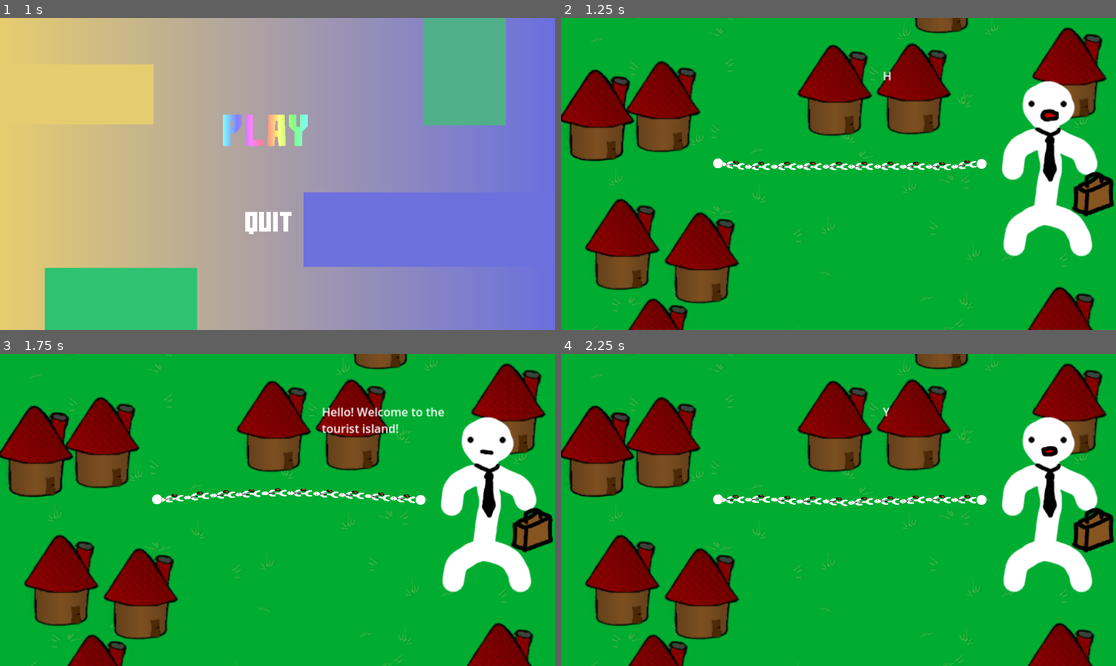
Above: before the commit, frames 1-4 (two rows, left to right).
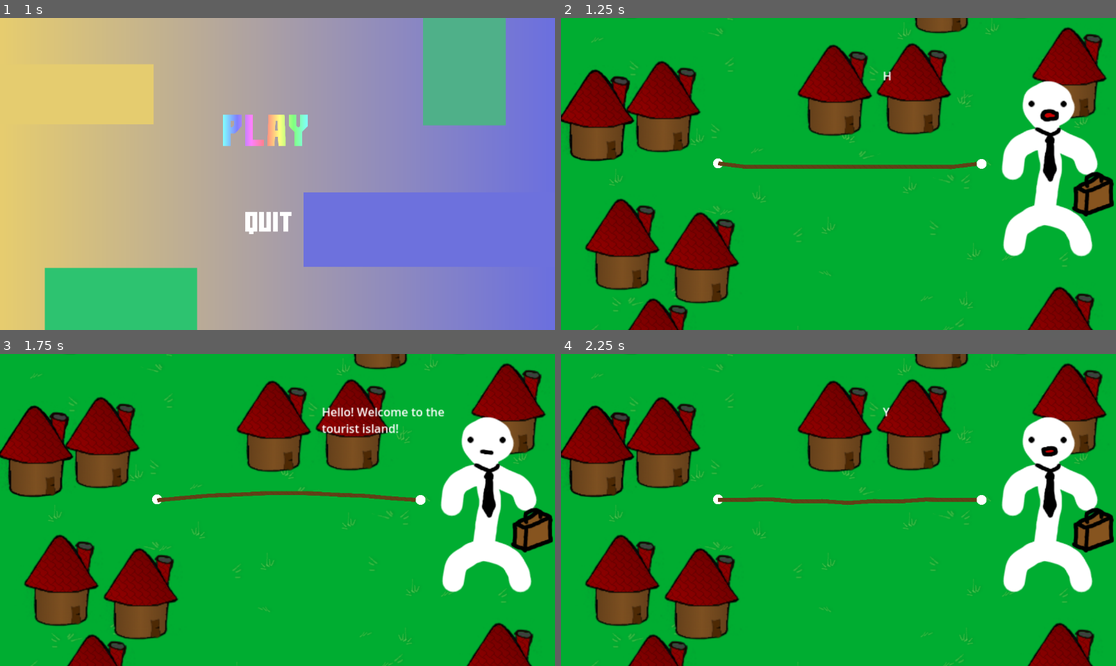
Above: after the commit, the same moments.

Repository: Viggzta/gmtk-jam-2024
Game: Godot game, scene res://main_menu.tscn
The game is run twice, just before and just after one commit, with the same random seed, the same clock (stepped at 60 frames per second) and the same inputs. Sound files missing from this copy of the repository are replaced by a short silence.
Inputs (mouse positions are in pixels of both pictures, inside the frame that each line leads up to):
- Up to frame 1 (1 s): click (271, 130) at 0.5 s
- Up to frame 2 (1.25 s): no input
- Up to frame 3 (1.75 s): tap Enter at 1.25 s; move the mouse to (399, 494) at 1.27 s; press the mouse at (399, 494) at 1.28 s; hold D (right) from 1.28 s (still down)
- Up to frame 4 (2.25 s): release D (right) at 2 s; release the mouse at (960, 494) at 2 s; drag from (727, 525) to (871, 513) at 2.02 s

Frame 1 is identical in both runs. In frame 2, 0.9% of the frame differs, in the area x 28-75%, y 45-49%; in frame 3, 0.9%; in frame 4, 0.9%.

Commit message:
New rope texture

Diff:
--- a/src/scenes/rope/rope_segment.tscn
+++ b/src/scenes/rope/rope_segment.tscn
@@ -1,6 +1,6 @@
 [gd_scene load_steps=3 format=3 uid="uid://fn00t2s7cv2v"]
 
-[ext_resource type="Texture2D" uid="uid://sbk4gb631rqi" path="res://art/boss/boss.png" id="1_4wleg"]
+[ext_resource type="Texture2D" uid="uid://b55g8sn80w3an" path="res://art/rope.png" id="1_r6g08"]
 
 [sub_resource type="CapsuleShape2D" id="CapsuleShape2D_meykj"]
 radius = 7.0
@@ -15,4 +15,4 @@
 [node name="RopeArt" type="Sprite2D" parent="."]
 position = Vector2(-1.19209e-07, -2)
 scale = Vector2(0.109375, 0.21582)
-texture = ExtResource("1_4wleg")
+texture = ExtResource("1_r6g08")
Binary file added: src/art/rope.png
Not shown, added: src/art/rope.png.import
